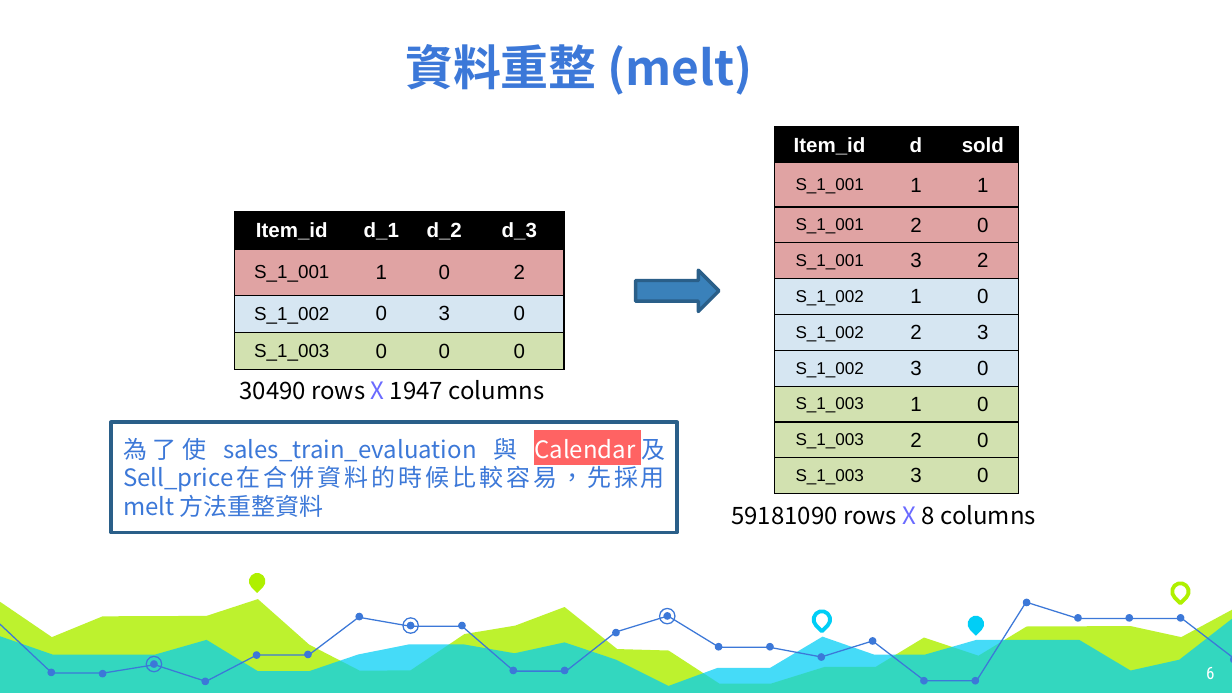
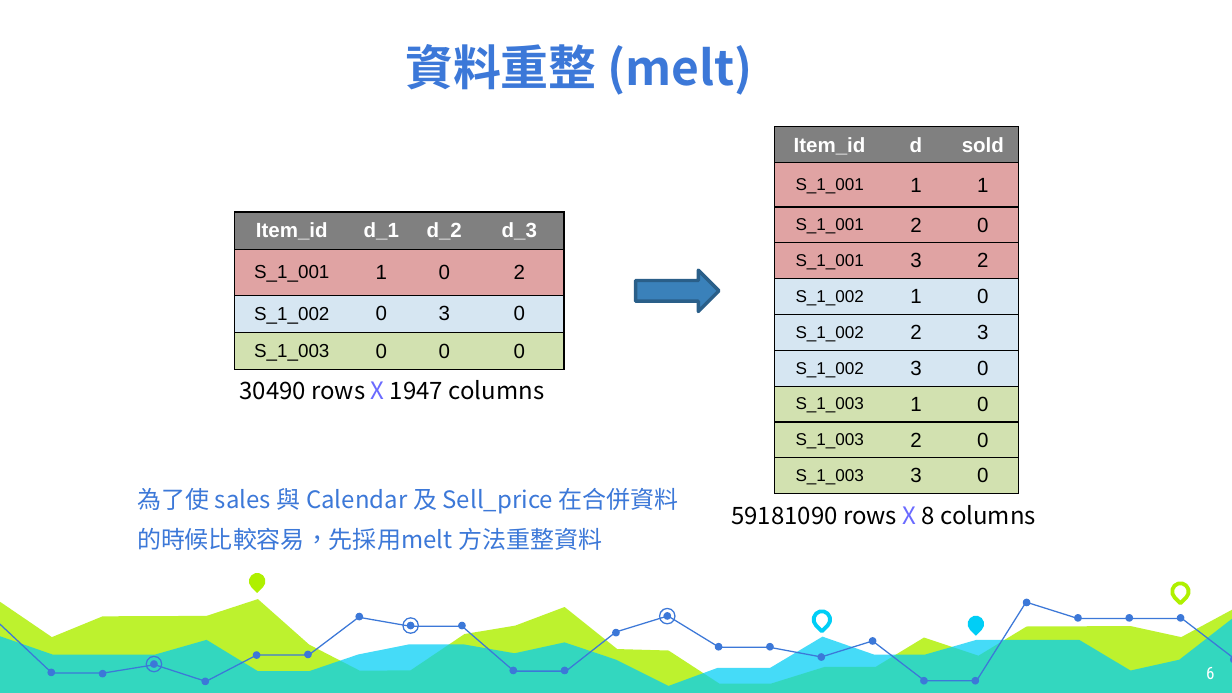
Before and after one commit to acer2265848/M5_Cathay, a slide deck: slide 6 of m5_report.pptx. Drawn at 1232x693 pixels with LibreOffice and Linux fonts; fonts in the diff are those of the drawing. Boxes give left, top, right and bottom in pixels: in the first picture for what was removed or moved away, otherwise in the second. Text is boxed around its words. In the diff, an @@ line names an element or a change of style, - is before the commit and + after.

```diff
--- a/m5_report.pptx
+++ b/m5_report.pptx
@@ table at <box>775,127,1019,494</box> @@
@@ fill none to #808080 in row 1 @@
@@ table at <box>235,212,565,370</box> @@
@@ fill none to #808080 in row 1 @@
@@ text "為了使 sales 與 Calendar 及 ...": place and size @@
-text "為了使 sales 與 Calendar 及 ..." at <box>111,423,678,533</box>
+text "為了使 sales 與 Calendar 及 ..." at <box>137,488,679,550</box>
@@ text "為了使 sales 與 Calendar 及 ..." at <box>137,488,679,550</box>: outline #2B5F8A 2 pt to none @@
@@ text at <box>137,488,679,550</box>: text changed @@
-為了使 sales_train_evaluation 與 Calendar及 Sell_price在合併資料的時候比較容易，先採用melt 方法重整資料
+為了使 sales 與 Calendar 及 Sell_price 在合併資料的時候比較容易，先採用melt 方法重整資料
```
Also in this commit, not shown: 7 other slides changed, 8 slides added, 13 slides removed, 7 other files.
